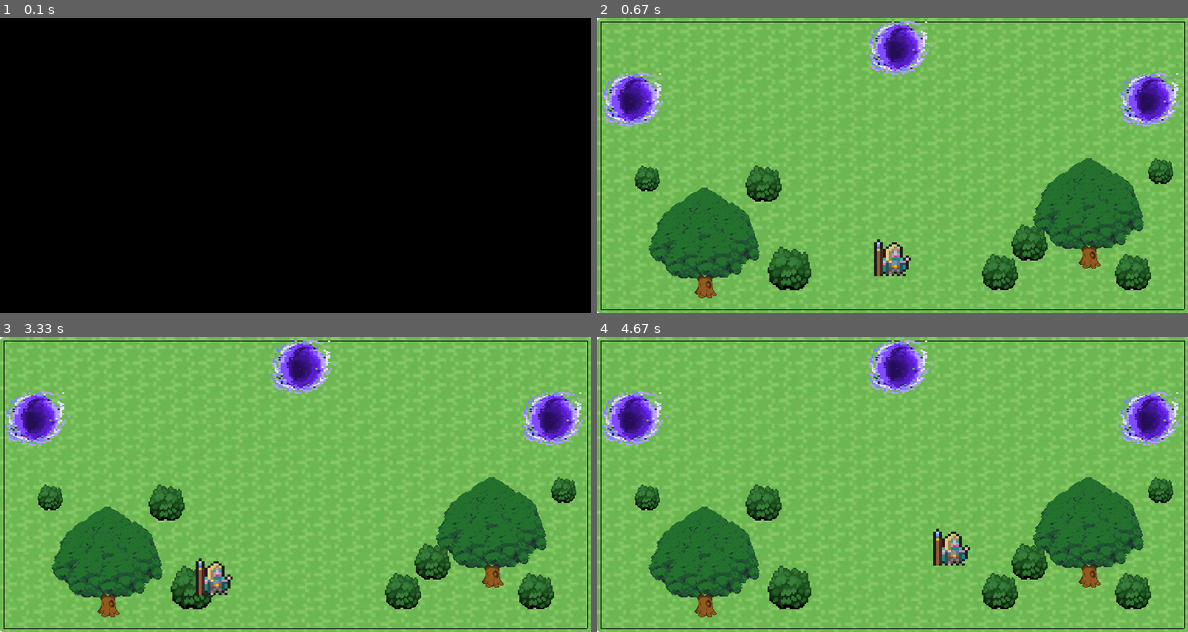
Above: before the commit, frames 1-4 (two rows, left to right).
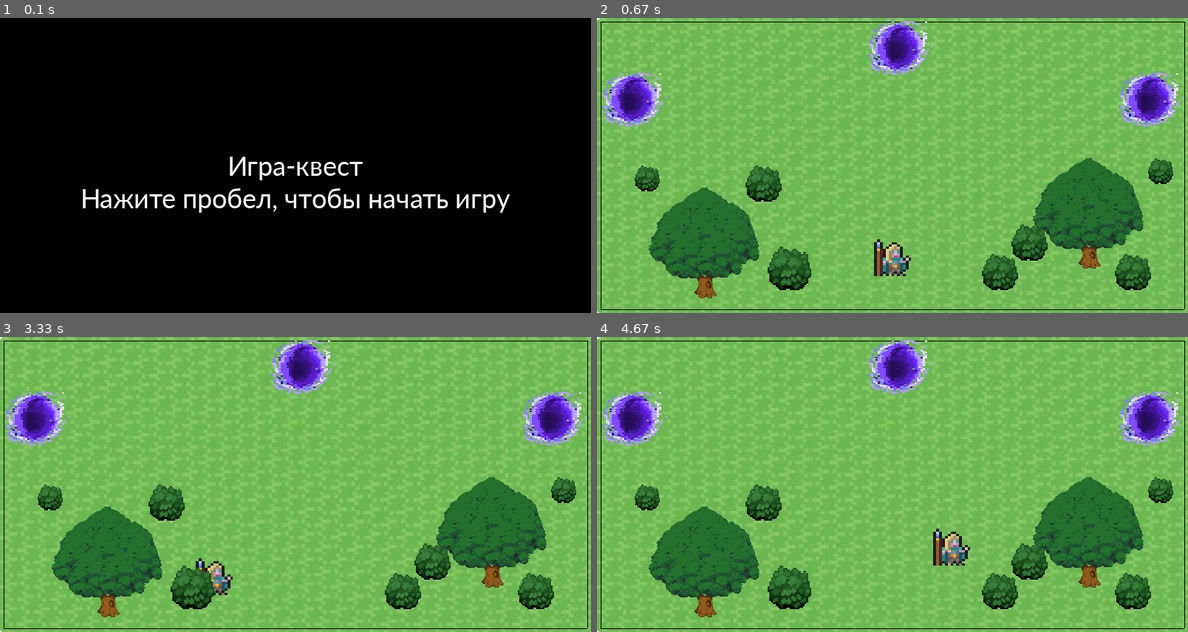
Above: after the commit, the same moments.

Repository: Daniil-Fuks/PyGame-quest
Game: pygame game, started from main.py
Two runs of this game, one before a commit and one after it. Both use one fixed random seed, a clock stepped at 60 frames per second and the inputs below.
Inputs:
- Up to frame 1 (0.1 s): no input
- Up to frame 2 (0.67 s): tap Space at 0.33 s
- Up to frame 3 (3.33 s): hold D 0.67-1.13 s; hold W 1.17-1.47 s; hold D 1.5-1.97 s; hold A 2-2.53 s; hold S 2.57-2.87 s; hold A 2.9-3.3 s
- Up to frame 4 (4.67 s): hold W 3.33-3.7 s; hold D 3.73-4.37 s; hold S from 4.4 s (still down)

The runs differ from the first frame. In frame 1, 2.1% of the frame differs, in the area x 14-87%, y 47-66%; in frame 2, nothing differs; in frame 3, 0.2%; in frame 4, nothing differs.

Commit message:
Remake start menu and some bug fixes

Diff:
--- a/main.py
+++ b/main.py
@@ -15,7 +15,7 @@
 portal_2 = pygame.sprite.Group()
 portal_3 = pygame.sprite.Group()
 player_sprite = pygame.sprite.Group()
-game_state = "start_menu"
+current_level = "start_menu"
 
 
 def load_image(name, colorkey=None):
@@ -110,9 +110,6 @@
         self.rect = self.image.get_rect()
         self.rect.x = x
         self.rect.y = y
-
-
-current_level = None
 
 
 def switch_level(level):
@@ -175,35 +172,40 @@
         bg = pygame.image.load('data/Grass.png')
         bg = pygame.transform.scale(bg, (800, 400))
         screen.blit(bg, (0, 0))
+        player_sprite.draw(screen)
+        player_sprite.update()
         all_sprites.draw(screen)
         all_sprites.update()
-        player_sprite.draw(screen)
-        player_sprite.update()
         clock.tick(fps)
         pygame.display.flip()
 
 
 def start_game():
+    global current_level
+
     def draw_start_menu():
-        screen.fill((255, 0, 0))
-        font = pygame.font.SysFont('arial', 40)
-        title = font.render('My Game', True, (255, 255, 255))
-        start_button = font.render('Start', True, (255, 255, 255))
+        screen.fill((0, 0, 0))
+        font = pygame.font.SysFont('Calibri', 40)
+        title = font.render('Игра-квест', True, (255, 255, 255))
+        start_button = font.render('Нажите пробел, чтобы начать игру', True, (255, 255, 255))
         screen.blit(title,
                     (screen.get_width() / 2 - title.get_width() / 2, screen.get_height() / 2 - title.get_height() / 2))
         screen.blit(start_button, (
             screen.get_width() / 2 - start_button.get_width() / 2,
             screen.get_height() / 2 + start_button.get_height() / 2))
+        pygame.display.update()
 
     running = True
     while running:
         for event in pygame.event.get():
             if event.type == pygame.QUIT:
                 running = False
-        draw_start_menu()
-        keys = pygame.key.get_pressed()
-        if keys[pygame.K_SPACE]:
-            switch_level(level_1())
+        if current_level == "start_menu":
+            draw_start_menu()
+            keys = pygame.key.get_pressed()
+            if keys[pygame.K_SPACE]:
+                switch_level(level_1())
+                running = False
 
 
 if __name__ == "__main__":
